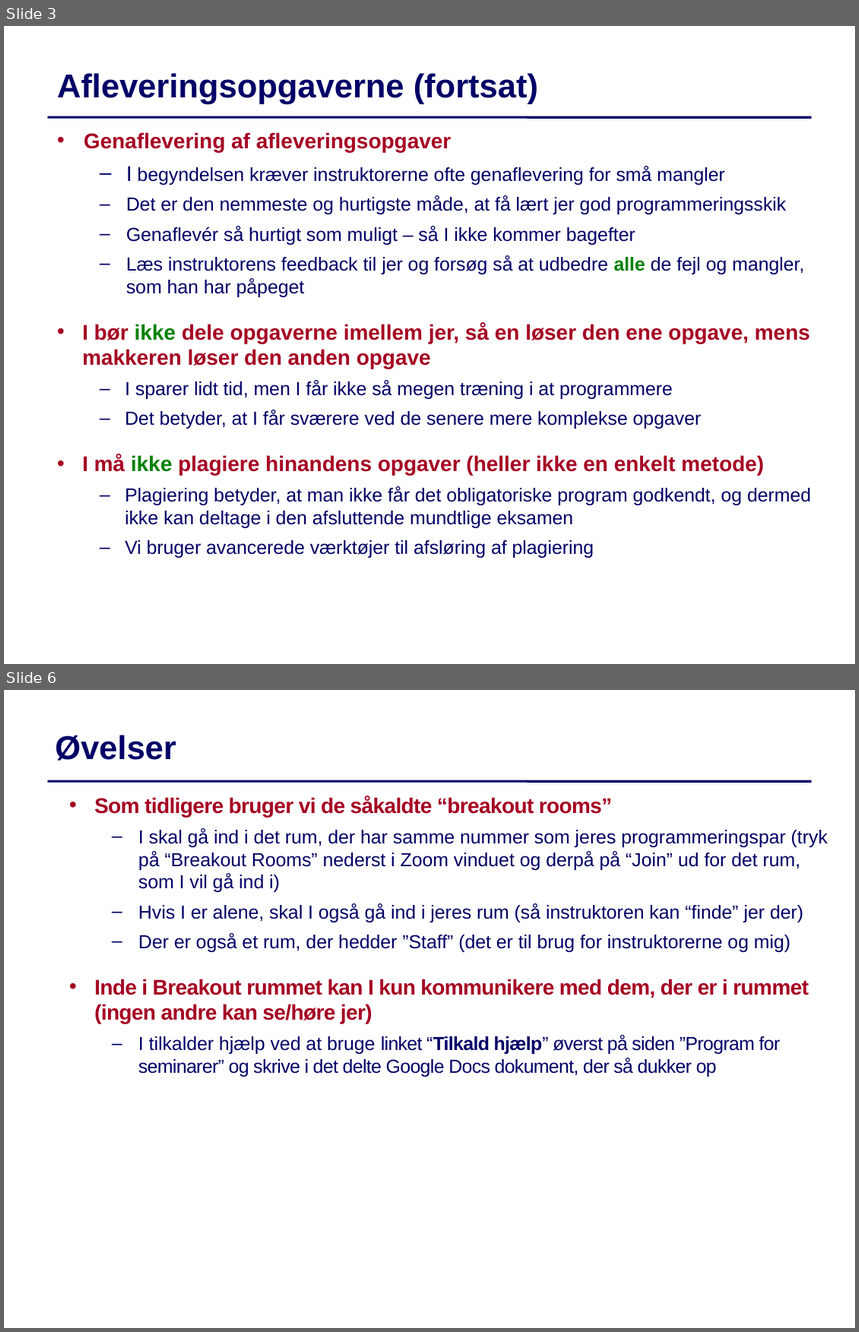
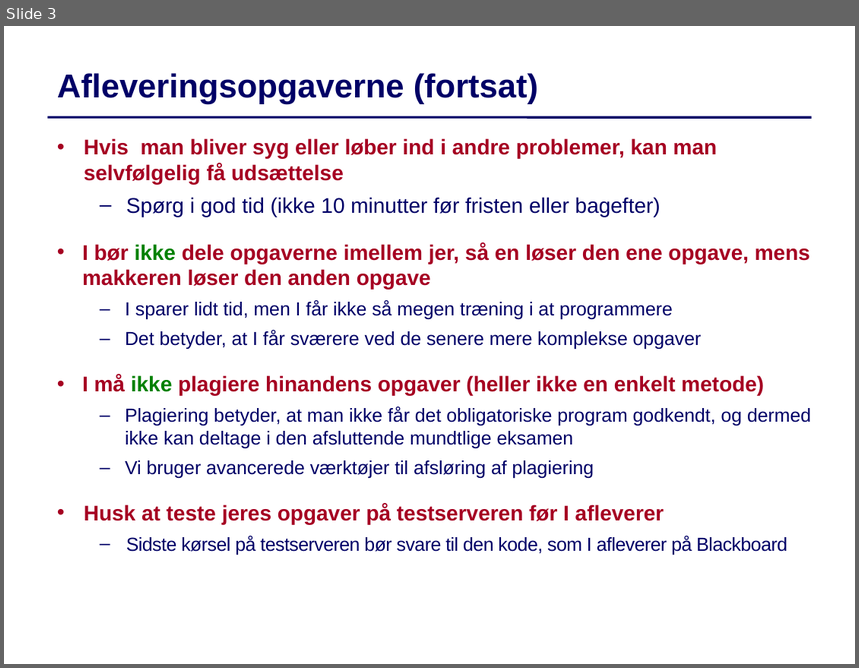
Before and after one commit to IntProgAU/Materiale, a slide deck: web/g22/status/Status3.pptx. Shown one above the other, each under a label of ours: slides 3 and 6 before the commit, slide 3 after it; the slides between them are not shown. The pictures are 859x1332 and 859x668 pixels, drawn with LibreOffice and Linux fonts; fonts in the diff are those of the drawing. Boxes give left, top, right and bottom in pixels: in the first picture for what was removed or moved away, otherwise in the second. Text is boxed around its words. In the diff, an @@ line names an element or a change of style, - is before the commit and + after.

```diff
--- a/web/g22/status/Status3.pptx
+++ b/web/g22/status/Status3.pptx
@@ slide 6 removed at [4,690,855,1328], background #FFFFFF; not listed: 1 template element that a slide beside it also shows @@
@@ text removed at [55,735,177,761] @@
-Øvelser
@@ text removed at [94,796,828,1077] @@
-  • Som tidligere bruger vi de såkaldte “breakout rooms”
-  – I skal gå ind i det rum, der har samme nummer som jeres programmeringspar (tryk på “Breakout Rooms” nederst i Zoom vinduet og derpå på “Join” ud for det rum, som I vil gå ind i)
-  – Hvis I er alene, skal I også gå ind i jeres rum (så instruktoren kan “finde” jer der)
-  – Der er også et rum, der hedder ”Staff” (det er til brug for instruktorerne og mig)
-  • Inde i Breakout rummet kan I kun kommunikere med dem, der er i rummet (ingen andre kan se/høre jer)
-  – I tilkalder hjælp ved at bruge linket “Tilkald hjælp” øverst på siden ”Program for seminarer” og skrive i det delte Google Docs dokument, der så dukker op
@@ slide 3 changed as well @@
@@ text "Hvis man bliver syg eller ...": place and size @@
-text "Hvis man bliver syg eller ..." at [82,132,811,558]
+text "Hvis man bliver syg eller ..." at [82,138,811,555]
@@ text at [84,138,718,217]: text changed; size 16 to 18 pt; text colour #000066 to #A50021; bold on @@
-• Genaflevering af afleveringsopgaver
-  – I begyndelsen kræver instruktorerne ofte genaflevering for små mangler
-  – Det er den nemmeste og hurtigste måde, at få lært jer god programmeringsskik
-  – Genaflevér så hurtigt som muligt – så I ikke kommer bagefter
-  – Læs instruktorens feedback til jer og forsøg så at udbedre alle de fejl og mangler, som han har påpeget
+• Hvis man bliver syg eller løber ind i andre problemer, kan man selvfølgelig få udsættelse
+  – Spørg i god tid (ikke 10 minutter før fristen eller bagefter)
@@ text at [84,504,788,555]: paragraphs added @@
+• Husk at teste jeres opgaver på testserveren før I afleverer
+  – Sidste kørsel på testserveren bør svare til den kode, som I afleverer på Blackboard
```
Also in this commit, not shown: 5 other slides changed, 1 other slide removed.
